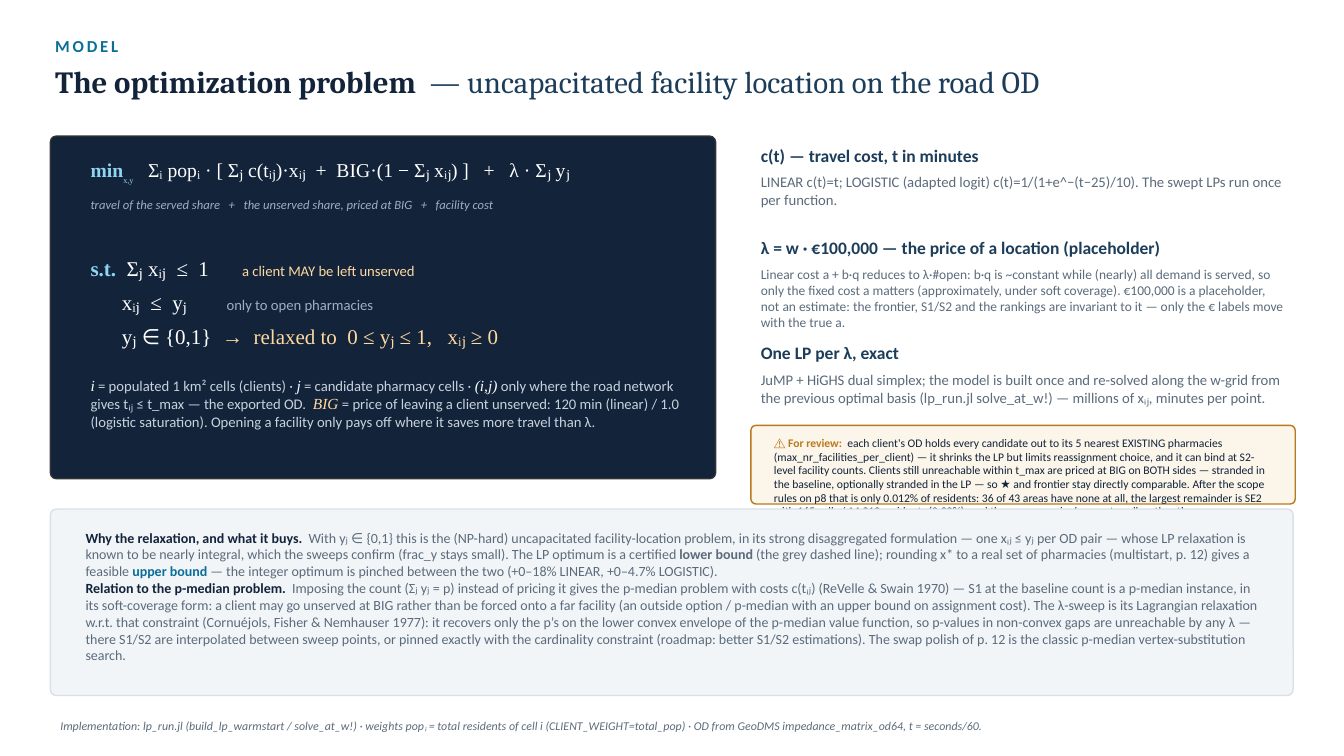
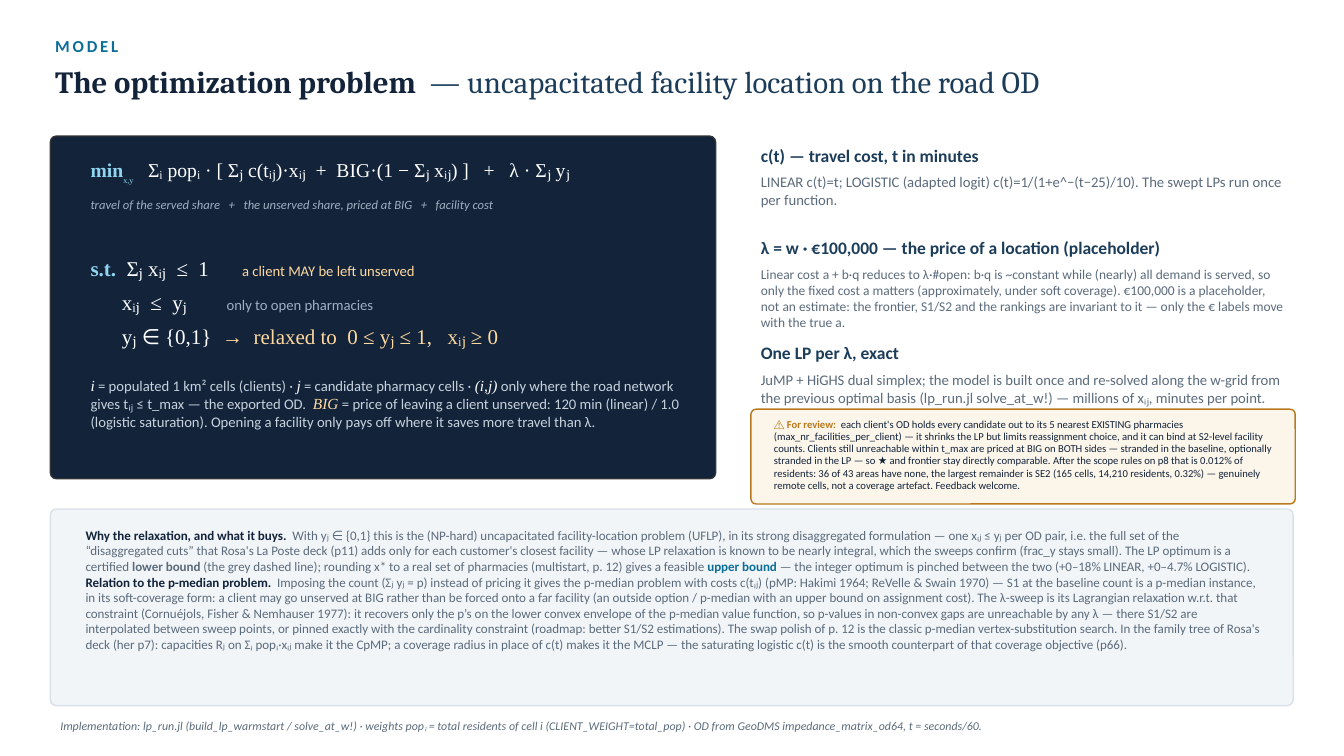
Before and after one commit to ObjectVision/NetworkModel_EU, a slide deck: slide 7 of doc/lambda_sweep5.pptx. Drawn at 1344x756 pixels with LibreOffice and Linux fonts; fonts in the diff are those of the drawing. Boxes give left, top, right and bottom in pixels: in the first picture for what was removed or moved away, otherwise in the second. Text is boxed around its words. In the diff, an @@ line names an element or a change of style, - is before the commit and + after.

```diff
--- a/doc/lambda_sweep5.pptx
+++ b/doc/lambda_sweep5.pptx
@@ rounded rectangle at (751, 409, 1296, 504): proportions changed @@
@@ rounded rectangle: place and size @@
-rounded rectangle at (751, 425, 1296, 504)
+rounded rectangle at (751, 409, 1296, 504)
@@ text at (774, 420, 1272, 491): text changed; size 8.3 to 7.6 pt @@
-⚠ For review: each client's OD holds every candidate out to its 5 nearest EXISTING pharmacies (max_nr_facilities_per_client) — it shrinks the LP but limits reassignment choice, and it can bind at S2-level facility counts. Clients still unreachable within t_max are priced at BIG on BOTH sides — stranded in the baseline, optionally stranded in the LP — so ★ and frontier stay directly comparable. After the scope rules on p8 that is only 0.012% of residents: 36 of 43 areas have none at all, the largest remainder is SE2 with 165 cells / 14,210 residents (0.32%), and these are genuinely remote cells rather than a coverage artefact. Feedback welcome.
+⚠ For review: each client's OD holds every candidate out to its 5 nearest EXISTING pharmacies (max_nr_facilities_per_client) — it shrinks the LP but limits reassignment choice, and it can bind at S2-level facility counts. Clients still unreachable within t_max are priced at BIG on BOTH sides — stranded in the baseline, optionally stranded in the LP — so ★ and frontier stay directly comparable. After the scope rules on p8 that is 0.012% of residents: 36 of 43 areas have none, the largest remainder is SE2 (165 cells, 14,210 residents, 0.32%) — genuinely remote cells, not a coverage artefact. Feedback welcome.
@@ rounded rectangle: place and size @@
-rounded rectangle at (50, 509, 1294, 696)
+rounded rectangle at (50, 509, 1294, 706)
@@ rounded rectangle at (50, 509, 1294, 706): proportions changed @@
@@ text at (86, 530, 1260, 651): text changed; size 10 to 9.3 pt @@
-Why the relaxation, and what it buys. With yⱼ ∈ {0,1} this is the (NP-hard) uncapacitated facility-location problem, in its strong disaggregated formulation — one xᵢⱼ ≤ yⱼ per OD pair — whose LP relaxation is known to be nearly integral, which the sweeps confirm (frac_y stays small). The LP optimum is a certified lower bound (the grey dashed line); rounding x* to a real set of pharmacies (multistart, p. 12) gives a feasible upper bound — the integer optimum is pinched between the two (+0–18% LINEAR, +0–4.7% LOGISTIC).
-Relation to the p-median problem. Imposing the count (Σⱼ yⱼ = p) instead of pricing it gives the p-median problem with costs c(tᵢⱼ) (ReVelle & Swain 1970) — S1 at the baseline count is a p-median instance, in its soft-coverage form: a client may go unserved at BIG rather than be forced onto a far facility (an outside option / p-median with an upper bound on assignment cost). The λ-sweep is its Lagrangian relaxation w.r.t. that constraint (Cornuéjols, Fisher & Nemhauser 1977): it recovers only the p’s on the lower convex envelope of the p-median value function, so p-values in non-convex gaps are unreachable by any λ — there S1/S2 are interpolated between sweep points, or pinned exactly with the cardinality constraint (roadmap: better S1/S2 estimations). The swap polish of p. 12 is the classic p-median vertex-substitution search.
+Why the relaxation, and what it buys. With yⱼ ∈ {0,1} this is the (NP-hard) uncapacitated facility-location problem (UFLP), in its strong disaggregated formulation — one xᵢⱼ ≤ yⱼ per OD pair, i.e. the full set of the “disaggregated cuts” that Rosa's La Poste deck (p11) adds only for each customer's closest facility — whose LP relaxation is known to be nearly integral, which the sweeps confirm (frac_y stays small). The LP optimum is a certified lower bound (the grey dashed line); rounding x* to a real set of pharmacies (multistart, p. 12) gives a feasible upper bound — the integer optimum is pinched between the two (+0–18% LINEAR, +0–4.7% LOGISTIC).
+Relation to the p-median problem. Imposing the count (Σⱼ yⱼ = p) instead of pricing it gives the p-median problem with costs c(tᵢⱼ) (pMP: Hakimi 1964; ReVelle & Swain 1970) — S1 at the baseline count is a p-median instance, in its soft-coverage form: a client may go unserved at BIG rather than be forced onto a far facility (an outside option / p-median with an upper bound on assignment cost). The λ-sweep is its Lagrangian relaxation w.r.t. that constraint (Cornuéjols, Fisher & Nemhauser 1977): it recovers only the p’s on the lower convex envelope of the p-median value function, so p-values in non-convex gaps are unreachable by any λ — there S1/S2 are interpolated between sweep points, or pinned exactly with the cardinality constraint (roadmap: better S1/S2 estimations). The swap polish of p. 12 is the classic p-median vertex-substitution search. In the family tree of Rosa's deck (her p7): capacities Rⱼ on Σᵢ popᵢ·xᵢⱼ make it the CpMP; a coverage radius in place of c(t) makes it the MCLP — the saturating logistic c(t) is the smooth counterpart of that coverage objective (p66).
```
Also in this commit, not shown: 12 other slides changed, 2 slides added, 1 slide removed, 5 other files.
